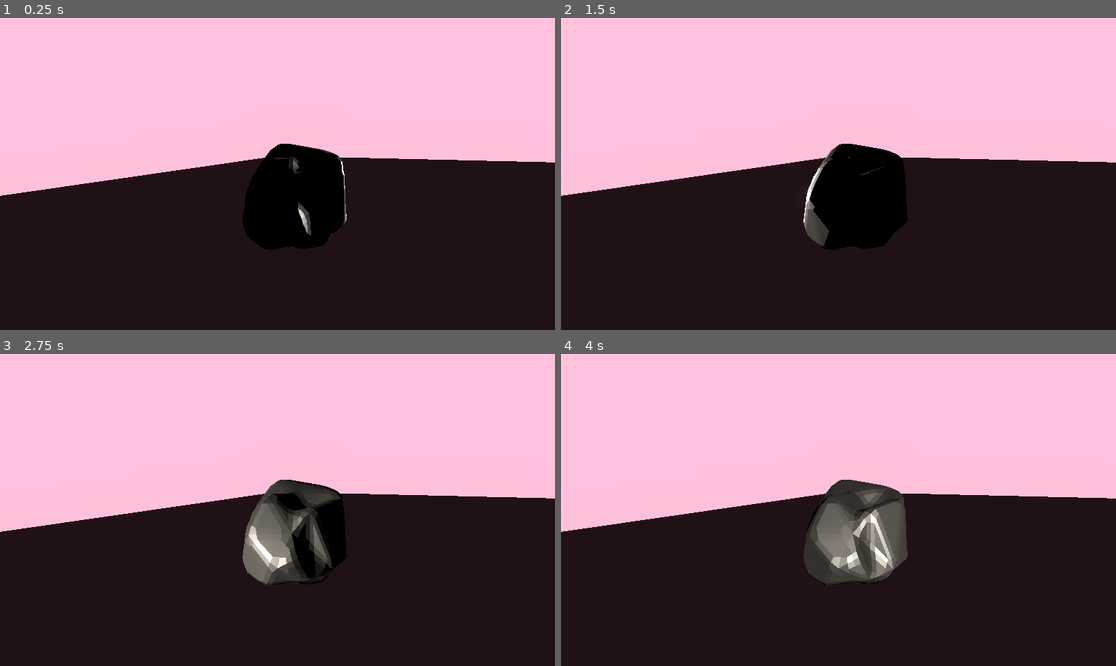
Above: before the commit, frames 1-4 (two rows, left to right).
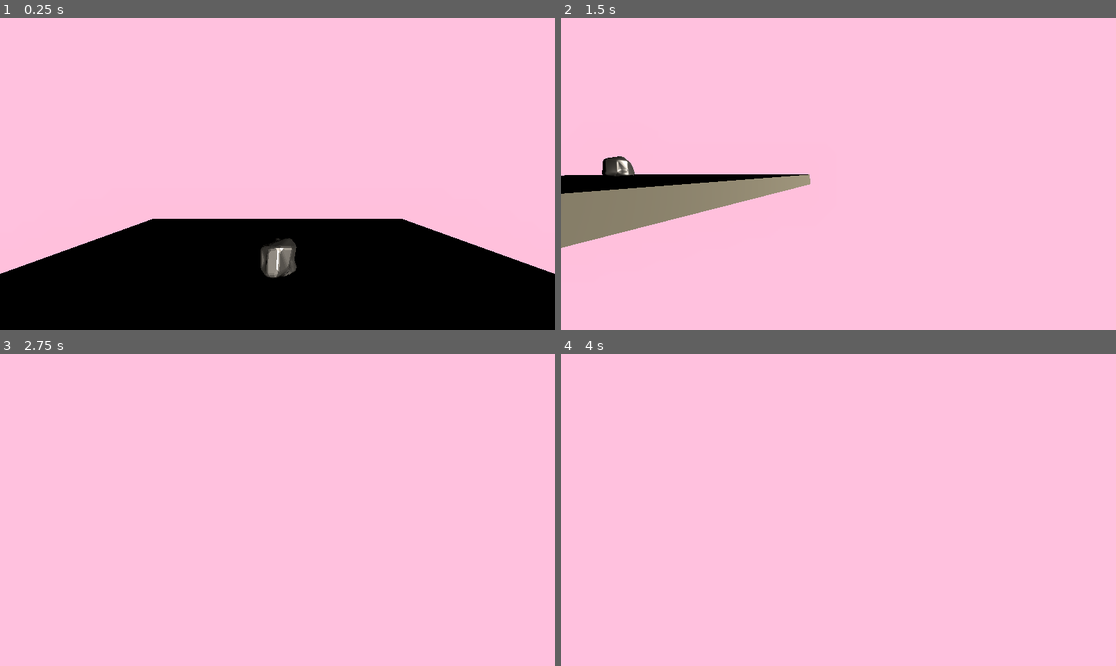
Above: after the commit, the same moments.

Repository: dln/godot-blender-test
Game: Godot game, scene res://zen_garden.tscn
Same seed, same stepped clock (60 frames per second), same inputs: the game is played once before the commit and once after it.
Inputs (mouse positions are in pixels of both pictures, inside the frame that each line leads up to):
- Up to frame 1 (0.25 s): no input
- Up to frame 2 (1.5 s): move the mouse to (960, 158) at 0.52 s; hold D (move_right, bound only after the commit) 0.53-1.28 s; tap Space (jump, bound only after the commit) at 0.6, 0.77, 1.07, 1.35 s; move the mouse to (727, 189) at 1.27 s; hold S (move_backwards, bound only after the commit) from 1.28 s (still down)
- Up to frame 3 (2.75 s): tap Space (jump, bound only after the commit) at 1.52, 1.82, 2.1 s; move the mouse to (333, 441) at 2.02 s; release S (move_backwards, bound only after the commit) at 2.03 s; hold D (move_right, bound only after the commit) from 2.03 s (still down)
- Up to frame 4 (4 s): move the mouse to (810, 572) at 2.77 s; release D (move_right, bound only after the commit) at 2.78 s; hold W (move_forward, bound only after the commit) 2.78-3.53 s; tap Space (jump, bound only after the commit) at 2.85, 3.02, 3.32, 3.6, 3.77 s; move the mouse to (1005, 556) at 3.52 s; hold A (move_left, bound only after the commit) from 3.53 s (still down)

The runs differ from the first frame. In frame 1, 51% of the frame differs, in the area x 0-100%, y 40-100%; in frame 2, 54%; in frame 3, 52%; in frame 4, 52%.

Commit message:
Add player w/fps controls

Diff:
--- /dev/null
+++ b/player.gd
@@ -0,0 +1,68 @@
+class_name Player extends CharacterBody3D
+
+@export_category("Player")
+@export_range(1, 35, 1) var speed: float = 10 # m/s
+@export_range(10, 400, 1) var acceleration: float = 100 # m/s^2
+
+@export_range(0.1, 3.0, 0.1) var jump_height: float = 1 # m
+@export_range(0.1, 9.25, 0.05, "or_greater") var camera_sens: float = 3
+
+var jumping: bool = false
+var mouse_captured: bool = false
+
+var gravity: float = ProjectSettings.get_setting("physics/3d/default_gravity")
+
+var move_dir: Vector2 # Input direction for movement
+var look_dir: Vector2 # Input direction for look/aim
+
+var walk_vel: Vector3 # Walking velocity
+var grav_vel: Vector3 # Gravity velocity
+var jump_vel: Vector3 # Jumping velocity
+
+@onready var camera: Camera3D = $Camera
+
+func _ready() -> void:
+	capture_mouse()
+
+func _input(event: InputEvent) -> void:
+	if event is InputEventMouseMotion: look_dir = event.relative * 0.01
+	if Input.is_action_just_pressed("jump"): jumping = true
+	if Input.is_action_just_pressed("exit"): get_tree().quit()
+
+func _physics_process(delta: float) -> void:
+	if mouse_captured: _rotate_camera(delta)
+	velocity = _walk(delta) + _gravity(delta) + _jump(delta)
+	move_and_slide()
+
+func capture_mouse() -> void:
+	Input.set_mouse_mode(Input.MOUSE_MODE_CAPTURED)
+	mouse_captured = true
+
+func release_mouse() -> void:
+	Input.set_mouse_mode(Input.MOUSE_MODE_VISIBLE)
+	mouse_captured = false
+
+func _rotate_camera(delta: float, sens_mod: float = 1.0) -> void:
+	look_dir += Input.get_vector("look_left","look_right","look_up","look_down")
+	camera.rotation.y -= look_dir.x * camera_sens * sens_mod * delta
+	camera.rotation.x = clamp(camera.rotation.x - look_dir.y * camera_sens * sens_mod * delta, -1.5, 1.5)
+	look_dir = Vector2.ZERO
+
+func _walk(delta: float) -> Vector3:
+	move_dir = Input.get_vector("move_left", "move_right", "move_forward", "move_backwards")
+	var _forward: Vector3 = camera.transform.basis * Vector3(move_dir.x, 0, move_dir.y)
+	var walk_dir: Vector3 = Vector3(_forward.x, 0, _forward.z).normalized()
+	walk_vel = walk_vel.move_toward(walk_dir * speed * move_dir.length(), acceleration * delta)
+	return walk_vel
+
+func _gravity(delta: float) -> Vector3:
+	grav_vel = Vector3.ZERO if is_on_floor() else grav_vel.move_toward(Vector3(0, velocity.y - gravity, 0), gravity * delta)
+	return grav_vel
+
+func _jump(delta: float) -> Vector3:
+	if jumping:
+		if is_on_floor(): jump_vel = Vector3(0, sqrt(4 * jump_height * gravity), 0)
+		jumping = false
+		return jump_vel
+	jump_vel = Vector3.ZERO if is_on_floor() else jump_vel.move_toward(Vector3.ZERO, gravity * delta)
+	return jump_vel
--- /dev/null
+++ b/player.tscn
@@ -0,0 +1,16 @@
+[gd_scene load_steps=3 format=3 uid="uid://dsiwaskxhvmpo"]
+
+[ext_resource type="Script" path="res://player.gd" id="1_cjclq"]
+
+[sub_resource type="CapsuleShape3D" id="CapsuleShape3D_fyyur"]
+
+[node name="Player" type="CharacterBody3D"]
+script = ExtResource("1_cjclq")
+
+[node name="Camera" type="Camera3D" parent="."]
+transform = Transform3D(1, 0, 0, 0, 1, 0, 0, 0, 1, 0, 1.7, 0)
+fov = 69.0
+
+[node name="CollisionShape3D" type="CollisionShape3D" parent="."]
+transform = Transform3D(1, 0, 0, 0, 1, 0, 0, 0, 1, 0, 0.9, 0)
+shape = SubResource("CapsuleShape3D_fyyur")
--- a/project.godot
+++ b/project.godot
@@ -14,3 +14,56 @@
 run/main_scene="res://zen_garden.tscn"
 config/features=PackedStringArray("4.0", "Forward Plus")
 config/icon="res://icon.svg"
+
+[display]
+
+window/size/mode=3
+
+[input]
+
+move_forward={
+"deadzone": 0.5,
+"events": [Object(InputEventKey,"resource_local_to_scene":false,"resource_name":"","device":-1,"window_id":0,"alt_pressed":false,"shift_pressed":false,"ctrl_pressed":false,"meta_pressed":false,"pressed":false,"keycode":0,"physical_keycode":87,"key_label":0,"unicode":119,"echo":false,"script":null)
+]
+}
+move_backwards={
+"deadzone": 0.5,
+"events": [Object(InputEventKey,"resource_local_to_scene":false,"resource_name":"","device":-1,"window_id":0,"alt_pressed":false,"shift_pressed":false,"ctrl_pressed":false,"meta_pressed":false,"pressed":false,"keycode":0,"physical_keycode":83,"key_label":0,"unicode":115,"echo":false,"script":null)
+]
+}
+move_right={
+"deadzone": 0.5,
+"events": [Object(InputEventKey,"resource_local_to_scene":false,"resource_name":"","device":-1,"window_id":0,"alt_pressed":false,"shift_pressed":false,"ctrl_pressed":false,"meta_pressed":false,"pressed":false,"keycode":0,"physical_keycode":68,"key_label":0,"unicode":100,"echo":false,"script":null)
+]
+}
+move_left={
+"deadzone": 0.5,
+"events": [Object(InputEventKey,"resource_local_to_scene":false,"resource_name":"","device":-1,"window_id":0,"alt_pressed":false,"shift_pressed":false,"ctrl_pressed":false,"meta_pressed":false,"pressed":false,"keycode":0,"physical_keycode":65,"key_label":0,"unicode":97,"echo":false,"script":null)
+]
+}
+jump={
+"deadzone": 0.5,
+"events": [Object(InputEventKey,"resource_local_to_scene":false,"resource_name":"","device":-1,"window_id":0,"alt_pressed":false,"shift_pressed":false,"ctrl_pressed":false,"meta_pressed":false,"pressed":false,"keycode":0,"physical_keycode":32,"key_label":0,"unicode":32,"echo":false,"script":null)
+]
+}
+look_up={
+"deadzone": 0.5,
+"events": []
+}
+look_down={
+"deadzone": 0.5,
+"events": []
+}
+look_right={
+"deadzone": 0.5,
+"events": []
+}
+look_left={
+"deadzone": 0.5,
+"events": []
+}
+exit={
+"deadzone": 0.5,
+"events": [Object(InputEventKey,"resource_local_to_scene":false,"resource_name":"","device":-1,"window_id":0,"alt_pressed":false,"shift_pressed":false,"ctrl_pressed":false,"meta_pressed":false,"pressed":false,"keycode":0,"physical_keycode":4194305,"key_label":0,"unicode":0,"echo":false,"script":null)
+]
+}
--- a/zen_garden.tscn
+++ b/zen_garden.tscn
@@ -1,6 +1,11 @@
-[gd_scene load_steps=7 format=3 uid="uid://c36ayanir0rcu"]
+[gd_scene load_steps=9 format=3 uid="uid://c36ayanir0rcu"]
 
 [ext_resource type="PackedScene" uid="uid://2sgv3b7ilcof" path="res://sten1.glb" id="1_26evr"]
+[ext_resource type="PackedScene" uid="uid://dsiwaskxhvmpo" path="res://player.tscn" id="2_jii7n"]
+
+[sub_resource type="CapsuleShape3D" id="CapsuleShape3D_3ppp5"]
+radius = 0.4
+height = 1.0
 
 [sub_resource type="Environment" id="Environment_twj4v"]
 background_mode = 1
@@ -60,14 +65,17 @@
 "move": SubResource("Animation_n80xi")
 }
 
-[sub_resource type="BoxMesh" id="BoxMesh_fce45"]
+[sub_resource type="ORMMaterial3D" id="ORMMaterial3D_bu3rf"]
+albedo_color = Color(0.941176, 0.886275, 0.741176, 1)
 
 [node name="ZenGarden" type="Node3D"]
 
-[node name="MeshInstance3D" type="MeshInstance3D" parent="."]
+[node name="Sten" type="StaticBody3D" parent="."]
 
-[node name="sten1" parent="MeshInstance3D" instance=ExtResource("1_26evr")]
-transform = Transform3D(1, 0, 0, 0, 1, 0, 0, 0, 1, 0, 0.317941, 0)
+[node name="sten1" parent="Sten" instance=ExtResource("1_26evr")]
+
+[node name="CollisionShape3D" type="CollisionShape3D" parent="Sten"]
+shape = SubResource("CapsuleShape3D_3ppp5")
 
 [node name="WorldEnvironment" type="WorldEnvironment" parent="."]
 environment = SubResource("Environment_twj4v")
@@ -75,7 +83,7 @@
 
 [node name="DirectionalLight3D" type="DirectionalLight3D" parent="."]
 process_mode = 3
-transform = Transform3D(-0.282565, 0, 0.959248, 0, 1, 0, -0.959248, 0, -0.282565, -1.44609, 0.961567, -1.7571)
+transform = Transform3D(0.900856, 0, -0.434118, 0, 1, 0, 0.434118, 0, 0.900856, -1.44609, 0.961567, -1.7571)
 shadow_enabled = true
 
 [node name="AnimationPlayer" type="AnimationPlayer" parent="DirectionalLight3D"]
@@ -86,10 +94,11 @@
 "": SubResource("AnimationLibrary_j6p2p")
 }
 
-[node name="MeshInstance3D2" type="MeshInstance3D" parent="."]
-transform = Transform3D(10, 0, 0, 0, 0.1, 0, 0, 0, 10, 0.243868, 0.0252054, -0.46633)
-mesh = SubResource("BoxMesh_fce45")
+[node name="Player" parent="." instance=ExtResource("2_jii7n")]
+transform = Transform3D(1, 0, 0, 0, 1, 0, 0, 0, 1, 0, 0, 4.12846)
 
-[node name="Camera3D" type="Camera3D" parent="."]
-transform = Transform3D(-0.668154, 0.0653187, -0.74115, -0.0687169, 0.986464, 0.148888, 0.740843, 0.150409, -0.654621, -1.2929, 0.803353, -1.30144)
-fov = 59.7545
+[node name="Ground" type="CSGBox3D" parent="."]
+transform = Transform3D(1, 0, 0, 0, 1, 0, 0, 0, 1, 0, -0.5, 0)
+use_collision = true
+size = Vector3(10, 0.5, 10)
+material = SubResource("ORMMaterial3D_bu3rf")
Not shown, added: export_presets.cfg
Not shown, changed: .gitignore
Not shown, added: build/linux/.gitkeep
Not shown, added: build/windows/.gitkeep
